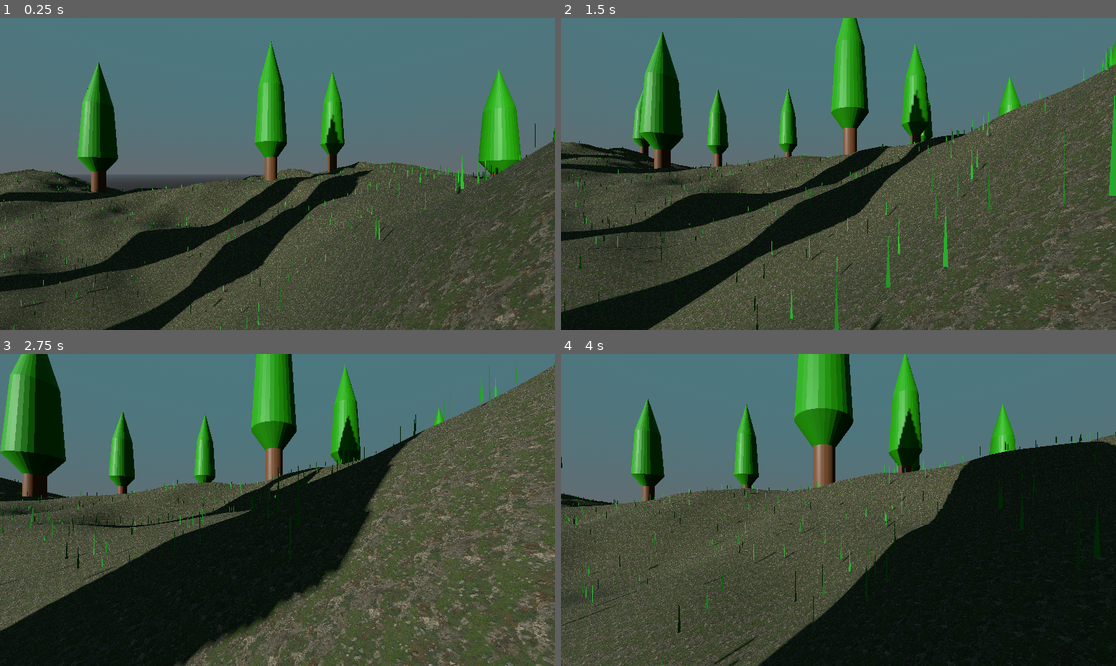
Above: before the commit, frames 1-4 (two rows, left to right).
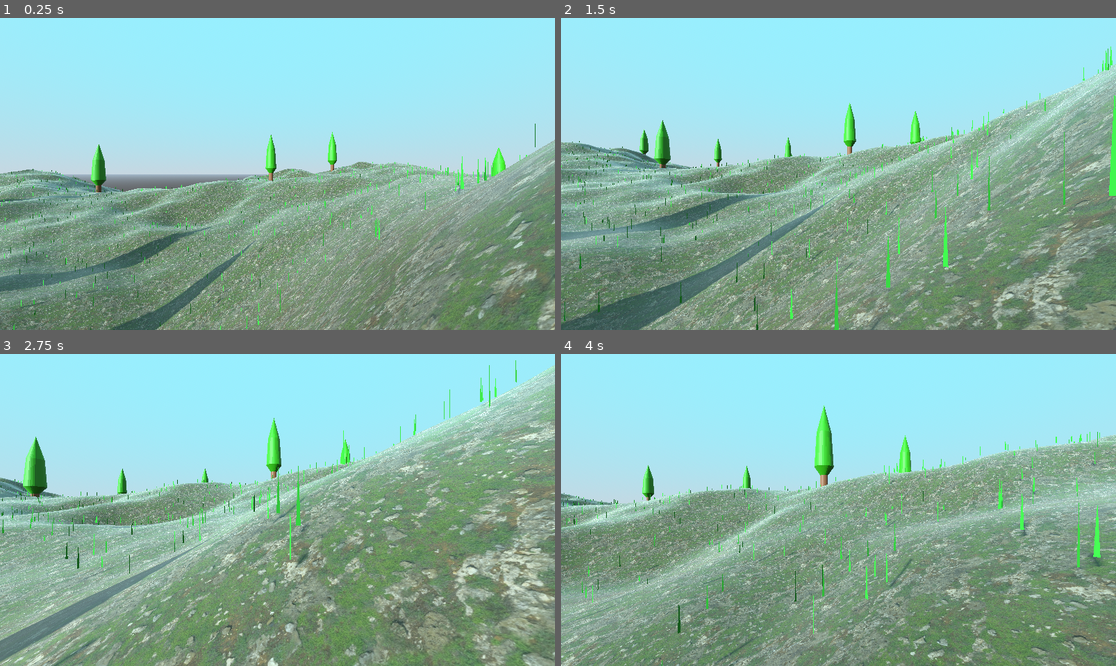
Above: after the commit, the same moments.

Repository: Wasttedx/Wasteds
Game: Godot game, scene res://scenes/World.tscn
The game is run twice, just before and just after one commit, with the same random seed, the same clock (stepped at 60 frames per second) and the same inputs.
Inputs (mouse positions are in pixels of both pictures, inside the frame that each line leads up to):
- Up to frame 1 (0.25 s): no input
- Up to frame 2 (1.5 s): move the mouse to (866, 174) at 0.52 s; hold W (move_forward) from 0.53 s (still down); tap Space (jump) at 0.77 s; move the mouse to (810, 174) at 1.27 s
- Up to frame 3 (2.75 s): keep holding W (move_forward); tap Space (jump) at 1.52 s; move the mouse to (288, 503) at 2.02 s
- Up to frame 4 (4 s): keep holding W (move_forward); move the mouse to (832, 516) at 2.77 s; tap Space (jump) at 3.02, 3.77 s; move the mouse to (877, 513) at 3.52 s

The runs differ from the first frame. In frame 1, 99% of the frame differs, in the area x 0-100%, y 0-100%; in frame 2, 99%; in frame 3, 99%; in frame 4, 100%.

Commit message:
Biome System 0.1
Now we can have multiple Biomes, but it's just a start and need more work

Diff:
--- a/scenes/World.tscn
+++ b/scenes/World.tscn
@@ -1,17 +1,51 @@
-[gd_scene load_steps=12 format=3 uid="uid://bf4gfw1by2ot3"]
+[gd_scene load_steps=23 format=3 uid="uid://bf4gfw1by2ot3"]
 
 [ext_resource type="Script" uid="uid://bbgoastxikr1f" path="res://scripts/TerrainGenerator/core/TerrainGenerator.gd" id="1_32lhk"]
 [ext_resource type="Resource" uid="uid://dalj3jo0tnmfd" path="res://scripts/TerrainGenerator/configs/presets/test_worldconfig.tres" id="2_1lgw5"]
 [ext_resource type="Resource" uid="uid://06ok8j1dhx2u" path="res://scripts/TerrainGenerator/configs/presets/test_noiseconfig.tres" id="3_hlk0d"]
 [ext_resource type="Resource" uid="uid://uglmb1knhxhw" path="res://scripts/TerrainGenerator/configs/presets/test_vegetationconfig.tres" id="4_0uv0p"]
 [ext_resource type="PackedScene" uid="uid://b5v42w3nm4eox" path="res://scenes/player.tscn" id="5_1lgw5"]
+[ext_resource type="Script" uid="uid://s5qsie30t0f6" path="res://scripts/TerrainGenerator/configs/BiomeConfig.gd" id="5_b3faq"]
 [ext_resource type="Texture2D" uid="uid://bc67gqcdbktfi" path="res://textures/coast_sand_rocks.jpg" id="5_hlk0d"]
+[ext_resource type="Resource" uid="uid://ddtqns1mvuqkg" path="res://scripts/TerrainGenerator/configs/presets/test_biomeconfig.tres" id="6_ygioq"]
 
 [sub_resource type="Gradient" id="Gradient_0uv0p"]
 colors = PackedColorArray(1, 0, 0, 1, 1, 0, 0, 1)
 
 [sub_resource type="GradientTexture2D" id="GradientTexture2D_b3faq"]
 gradient = SubResource("Gradient_0uv0p")
+
+[sub_resource type="Gradient" id="Gradient_b3faq"]
+offsets = PackedFloat32Array(0, 0.942029)
+colors = PackedColorArray(0.34669393, 0.12021034, 0.020933194, 1, 0.41297138, 0.20946437, 0.12025881, 1)
+
+[sub_resource type="FastNoiseLite" id="FastNoiseLite_ygioq"]
+
+[sub_resource type="NoiseTexture2D" id="NoiseTexture2D_pdh0q"]
+noise = SubResource("FastNoiseLite_ygioq")
+color_ramp = SubResource("Gradient_b3faq")
+
+[sub_resource type="Gradient" id="Gradient_ygioq"]
+colors = PackedColorArray(0.19076231, 0.19076234, 0.19076231, 1, 0.27387273, 0.27387273, 0.27387273, 1)
+
+[sub_resource type="FastNoiseLite" id="FastNoiseLite_pdh0q"]
+noise_type = 2
+frequency = 0.0229
+
+[sub_resource type="NoiseTexture2D" id="NoiseTexture2D_h1bdy"]
+noise = SubResource("FastNoiseLite_pdh0q")
+color_ramp = SubResource("Gradient_ygioq")
+
+[sub_resource type="Gradient" id="Gradient_7c4bj"]
+colors = PackedColorArray(0.5882353, 0, 0.8039216, 1, 0.17324981, 0.00016860203, 0.24973628, 1)
+
+[sub_resource type="FastNoiseLite" id="FastNoiseLite_nrtoj"]
+noise_type = 3
+frequency = 0.0254
+
+[sub_resource type="NoiseTexture2D" id="NoiseTexture2D_i4b1j"]
+noise = SubResource("FastNoiseLite_nrtoj")
+color_ramp = SubResource("Gradient_7c4bj")
 
 [sub_resource type="ProceduralSkyMaterial" id="ProceduralSkyMaterial_kqs1s"]
 sky_top_color = Color(0.5882565, 0.9393711, 0.9997851, 1)
@@ -24,7 +58,6 @@
 
 [sub_resource type="Environment" id="Environment_32lhk"]
 background_mode = 2
-background_energy_multiplier = 0.5
 sky = SubResource("Sky_32lhk")
 
 [node name="Node3D" type="Node3D"]
@@ -34,8 +67,12 @@
 world_config = ExtResource("2_1lgw5")
 noise_config = ExtResource("3_hlk0d")
 veg_config = ExtResource("4_0uv0p")
+biome_configs = Array[ExtResource("5_b3faq")]([ExtResource("6_ygioq")])
 splat_map = SubResource("GradientTexture2D_b3faq")
 tex_grass = ExtResource("5_hlk0d")
+tex_dirt = SubResource("NoiseTexture2D_pdh0q")
+tex_rock = SubResource("NoiseTexture2D_h1bdy")
+tex_corrupt = SubResource("NoiseTexture2D_i4b1j")
 player_path = NodePath("../Player")
 
 [node name="Camera3D" type="Camera3D" parent="."]
--- /dev/null
+++ b/scripts/TerrainGenerator/configs/BiomeConfig.gd
@@ -0,0 +1,33 @@
+extends Resource
+class_name BiomeConfig
+
+# --- Biome Identification ---
+@export_group("Identification")
+@export var biome_name: String = "Default Biome"
+@export var biome_id: int = 0 # Unique ID for lookups
+
+# --- Biome Selection / Spawn Probability ---
+@export_group("Selection")
+@export var spawn_probability: float = 1.0 # Relative probability for BiomeSelector
+
+# --- Noise Overrides ---
+@export_group("Noise Overrides")
+@export var noise_frequency_override: float = 0.0 # 0.0 means use WorldConfig value
+@export var noise_height_multiplier_override: float = 0.0 # 0.0 means use WorldConfig value
+@export var wetness: float = 0.5 # Affects both noise and material blend
+
+# --- Material / Texture Sets ---
+# This is a dictionary of texture resources (e.g., textures["tex_grass"] = new_grass_tex)
+@export_group("Material Overrides")
+@export var texture_overrides: Dictionary = {}
+@export var color_tint: Color = Color.WHITE # Overall tint applied to the material
+
+# --- Vegetation Rules ---
+@export_group("Vegetation Rules")
+# Keyed by item type (e.g. "grass_count", "tree_mesh")
+@export var vegetation_overrides: Dictionary = {}
+
+# --- Anomalies (Future Use) ---
+# A resource or dictionary for special features (e.g. structures, special enemies)
+@export_group("Anomalies")
+@export var anomaly_data: Resource
--- /dev/null
+++ b/scripts/TerrainGenerator/configs/presets/test_biomeconfig.tres
@@ -0,0 +1,8 @@
+[gd_resource type="Resource" script_class="BiomeConfig" load_steps=2 format=3 uid="uid://ddtqns1mvuqkg"]
+
+[ext_resource type="Script" uid="uid://s5qsie30t0f6" path="res://scripts/TerrainGenerator/configs/BiomeConfig.gd" id="1_xh5vx"]
+
+[resource]
+script = ExtResource("1_xh5vx")
+wetness = 1.0
+metadata/_custom_type_script = "uid://s5qsie30t0f6"
--- a/scripts/TerrainGenerator/configs/presets/test_vegetationconfig.tres
+++ b/scripts/TerrainGenerator/configs/presets/test_vegetationconfig.tres
@@ -8,6 +8,7 @@
 script = ExtResource("1_3kn6b")
 tree_count = 1
 rock_count = 0
+tree_scale = Vector2(0.2, 0.4)
 grass_mesh = ExtResource("1_2y7np")
 tree_mesh = ExtResource("3_lj0ue")
 metadata/_custom_type_script = "uid://ccij35yi61h1j"
--- a/scripts/TerrainGenerator/core/TerrainChunk.gd
+++ b/scripts/TerrainGenerator/core/TerrainChunk.gd
@@ -5,22 +5,40 @@
 		   w_conf: WorldConfig,
 		   noise: NoiseBuilder,
 		   mat_lib: MaterialLibrary,
-		   veg: VegetationSpawner):
+		   veg: VegetationSpawner,
+		   biome_selector: BiomeSelector): # <<< ADDED BiomeSelector
 
 	name = "chunk_%d_%d" % [coords.x, coords.y]
 	position = Vector3(coords.x * w_conf.chunk_world_size, 0, coords.y * w_conf.chunk_world_size)
 
-	# 1. Build Mesh
+	# 1. Determine Biome (Use center of chunk for simplicity)
+	var center_x = coords.x * w_conf.chunk_world_size + w_conf.chunk_world_size / 2.0
+	var center_z = coords.y * w_conf.chunk_world_size + w_conf.chunk_world_size / 2.0
+	var biome_config = biome_selector.get_biome_for_coords(center_x, center_z)
+
+	# 2. Apply Biome Overrides to services
+
+	# --- NOISE OVERRIDES ---
+	noise.push_config_override(biome_config)
+
+	# --- MATERIAL OVERRIDES ---
+	# Get the material *before* mesh creation, as it will be used for noise sampling
+	var chunk_material = mat_lib.get_terrain_material(biome_config)
+
+	# 3. Build Mesh (Uses the overriden noise settings)
 	var mesh = MeshFactory.build_terrain_mesh(coords, w_conf, noise)
 	var mi = MeshInstance3D.new()
 	mi.mesh = mesh
 	mi.cast_shadow = GeometryInstance3D.SHADOW_CASTING_SETTING_ON
-	mi.material_override = mat_lib.terrain_material
+	mi.material_override = chunk_material # Use Biome-specific material
 	add_child(mi)
 
-	# 2. Build Collision
+	# 4. Restore original noise config for other chunks
+	noise.pop_config_override()
+
+	# 5. Build Collision
 	var col = CollisionBuilder.create_collision(mesh)
 	add_child(col)
 
-	# 3. Spawn Vegetation
-	veg.spawn_all(self, coords, mat_lib.vegetation_material)
+	# 6. Spawn Vegetation (Passing biome for specific rules)
+	veg.spawn_all(self, coords, mat_lib.vegetation_material, biome_config) # <<< ADDED BiomeConfig
--- a/scripts/TerrainGenerator/core/TerrainGenerator.gd
+++ b/scripts/TerrainGenerator/core/TerrainGenerator.gd
@@ -5,6 +5,7 @@
 @export var world_config: WorldConfig
 @export var noise_config: NoiseConfig
 @export var veg_config: VegetationConfig
+@export var biome_configs: Array[BiomeConfig] # <<< ADDED Biome Configs
 
 # --- Assets ---
 @export_group("Materials")
@@ -19,9 +20,14 @@
 @export var player_path: NodePath
 
 # --- Systems ---
-var noise_builder: NoiseBuilder
-var material_lib: MaterialLibrary
-var veg_spawner: VegetationSpawner
+# REMOVED TYPE HINT: var noise_builder: NoiseBuilder
+var noise_builder
+# REMOVED TYPE HINT: var material_lib: MaterialLibrary
+var material_lib
+# FIXED: Removed the unrecognized type hint for VegetationSpawner
+var veg_spawner
+# REMOVED TYPE HINT: var biome_selector: BiomeSelector
+var biome_selector
 
 var chunks := {}
 var generation_queue := []
@@ -49,6 +55,9 @@
 func _initialize_systems():
 	# Initialize services with configs
 	noise_builder = NoiseBuilder.new(noise_config)
+
+	# Initialize Biome Selector (Needs noise_builder for its noise sampling)
+	biome_selector = BiomeSelector.new(biome_configs, noise_config.seed, noise_builder) # <<< INIT BiomeSelector
 
 	var textures = {
 		"splat_map": splat_map, "tex_grass": tex_grass,
@@ -95,6 +104,7 @@
 		var chunk = TerrainChunk.new()
 		add_child(chunk)
 		# Dependency Injection: Give the chunk exactly what it needs
-		chunk.setup(c, world_config, noise_builder, material_lib, veg_spawner)
+		# <<< ADDED biome_selector to setup call
+		chunk.setup(c, world_config, noise_builder, material_lib, veg_spawner, biome_selector)
 		chunks[c] = chunk
 		processed += 1
--- /dev/null
+++ b/scripts/TerrainGenerator/services/BiomeSelector.gd
@@ -0,0 +1,59 @@
+class_name BiomeSelector
+
+var biome_configs: Array[BiomeConfig] = []
+var weighted_biomes: Array = [] # Array of {id, weight} for random selection
+var seed: int = 0
+var noise_builder: NoiseBuilder
+
+func _init(configs: Array[BiomeConfig], init_seed: int, noise_service: NoiseBuilder):
+	biome_configs = configs
+	seed = init_seed
+	noise_builder = noise_service
+	_calculate_weighted_list()
+
+func _calculate_weighted_list():
+	weighted_biomes.clear()
+	var total_weight = 0.0
+	for config in biome_configs:
+		total_weight += config.spawn_probability
+		weighted_biomes.append({"id": config.biome_id, "weight": total_weight})
+
+	# Normalize weights
+	for item in weighted_biomes:
+		item.weight /= total_weight
+
+# Simple random-based selection for now, based on world coordinates
+# In a full system, this would use noise (e.g. Biome Noise)
+func get_biome_for_coords(world_x: float, world_z: float) -> BiomeConfig:
+	if biome_configs.is_empty():
+		push_error("BiomeSelector: No BiomeConfigs provided.")
+		return null
+
+	# Use world coordinates to generate a deterministic seed for a random choice
+	var deterministic_rng_seed = int(world_x * 10.0 + world_z * 73856093)
+
+	var rng = RandomNumberGenerator.new()
+	rng.seed = deterministic_rng_seed + seed # Combine world-coord seed with global seed
+
+	# For simplicity, we currently use a single Perlin/Simplex noise layer
+	# as a 'biome' noise map, scaled down heavily.
+	var biome_noise = noise_builder.get_biome_noise(world_x, world_z) # Range [0.0, 1.0]
+
+	# --- Biome selection based on noise (instead of random weight) ---
+	# For the initial implementation, let's keep it simple:
+	# Use Biome Noise to select one of the biomes linearly
+
+	# Map biome_noise (0 to 1) to an index in the weighted list
+	var current_weight = 0.0
+	for config in biome_configs:
+		var normalized_weight = config.spawn_probability / noise_builder.get_total_biome_weight()
+		current_weight += normalized_weight
+		if biome_noise <= current_weight:
+			return config
+
+	# Fallback (should not happen with normalized weights)
+	return biome_configs.back()
+
+func get_wetness_for_coords(world_x: float, world_z: float) -> float:
+	var biome = get_biome_for_coords(world_x, world_z)
+	return biome.wetness if biome else 0.5
--- a/scripts/TerrainGenerator/services/MaterialLibrary.gd
+++ b/scripts/TerrainGenerator/services/MaterialLibrary.gd
@@ -1,17 +1,37 @@
 class_name MaterialLibrary
 
-var terrain_material: ShaderMaterial
+var terrain_shader: Shader
+var base_textures: Dictionary # Stores all the textures loaded in TerrainGenerator.gd
+
 var vegetation_material: StandardMaterial3D
 
 func _init(shader: Shader, textures: Dictionary):
-	# Terrain Shader Material
-	terrain_material = ShaderMaterial.new()
-	terrain_material.shader = shader
-	for key in textures:
-		if textures[key]:
-			terrain_material.set_shader_parameter(key, textures[key])
+	terrain_shader = shader
+	base_textures = textures
 
 	# Generic Vegetation Material (Fallback)
 	vegetation_material = StandardMaterial3D.new()
 	vegetation_material.albedo_color = Color(0.15, 0.6, 0.15)
 	vegetation_material.flags_receive_shadows = true
+
+func get_terrain_material(biome: BiomeConfig) -> ShaderMaterial:
+	var mat = ShaderMaterial.new()
+	mat.shader = terrain_shader
+
+	# 1. Apply ALL BASE TEXTURES/PARAMETERS (Crucial for splat_map and default textures)
+	for key in base_textures:
+		# Check if the value is a valid resource before setting
+		if base_textures[key] is Texture2D or base_textures[key] is Texture:
+			mat.set_shader_parameter(key, base_textures[key])
+		# Note: In your setup, the splat_map is passed here via the key "splat_map"
+
+	# 2. Apply BIOME SPECIFIC TEXTURE OVERRIDES
+	for key in biome.texture_overrides:
+		if biome.texture_overrides[key] is Texture2D or biome.texture_overrides[key] is Texture:
+			mat.set_shader_parameter(key, biome.texture_overrides[key])
+
+	# 3. Apply biome specific values
+	mat.set_shader_parameter("color_tint", biome.color_tint)
+	mat.set_shader_parameter("wetness_level", biome.wetness)
+
+	return mat
--- a/scripts/TerrainGenerator/services/NoiseBuilder.gd
+++ b/scripts/TerrainGenerator/services/NoiseBuilder.gd
@@ -2,6 +2,8 @@
 
 var config: NoiseConfig
 var _noise: FastNoiseLite
+var _biome_noise: FastNoiseLite # Dedicated noise for biome selection/blending
+var _config_stack: Array[NoiseConfig] = [] # Stack for biome overrides
 
 func _init(cfg: NoiseConfig):
 	config = cfg
@@ -17,6 +19,36 @@
 	_noise.fractal_lacunarity = config.lacunarity
 	_noise.fractal_gain = config.persistence
 
+	_biome_noise = FastNoiseLite.new()
+	_biome_noise.seed = config.seed
+	_biome_noise.frequency = 0.0005 # Very low frequency for large biomes
+	_biome_noise.noise_type = FastNoiseLite.TYPE_SIMPLEX
+	_biome_noise.fractal_type = FastNoiseLite.FRACTAL_NONE
+
+# --- Biome Override System ---
+
+# Push a biome config to override the current noise parameters
+func push_config_override(biome_config: BiomeConfig):
+	_config_stack.append(config) # Save current active config
+	var new_config = config.duplicate() # Create a temporary new config
+
+	# Apply overrides if values are not default (0.0)
+	if biome_config.noise_frequency_override > 0.0:
+		new_config.frequency = biome_config.noise_frequency_override
+	if biome_config.noise_height_multiplier_override > 0.0:
+		new_config.height_multiplier = biome_config.noise_height_multiplier_override
+
+	config = new_config # Set the temporary config as the active one
+	_setup_noise() # Re-initialize the noise generator with the new parameters
+
+# Restore the previous active config
+func pop_config_override():
+	if _config_stack.is_empty(): return
+	config = _config_stack.pop_back()
+	_setup_noise() # Re-initialize the noise generator
+
+# --- Height Generation (Now uses active config, potentially overriden) ---
+
 func get_height(world_x: float, world_z: float) -> float:
 	var nx = world_x + config.noise_offset.x
 	var nz = world_z + config.noise_offset.y
@@ -25,3 +57,17 @@
 	var n2 = _noise.get_noise_2d(nx * 2.0, nz * 2.0) * 0.5 + 0.5
 
 	return (n1 * 0.7 + n2 * 0.3 - 0.5) * config.height_multiplier
+
+# --- Biome-Specific Noise ---
+
+# Get a very low-frequency noise value (0.0 to 1.0) for biome selection/blending
+func get_biome_noise(world_x: float, world_z: float) -> float:
+	var nx = world_x + config.noise_offset.x
+	var nz = world_z + config.noise_offset.y
+
+	# Remap from [-1, 1] to [0, 1]
+	return _biome_noise.get_noise_2d(nx, nz) * 0.5 + 0.5
+
+# Placeholder function, would normally sum probabilities from an array of biomes
+func get_total_biome_weight() -> float:
+	return 1.0 # Assuming all biomes in the BiomeSelector sum up to 1.0 for now
--- a/scripts/TerrainGenerator/services/VegetationSpawner.gd
+++ b/scripts/TerrainGenerator/services/VegetationSpawner.gd
@@ -9,15 +9,30 @@
 	noise = ns
 	world_size = chunk_size
 
-func spawn_all(parent: Node3D, chunk_coords: Vector2i, fallback_mat: StandardMaterial3D):
+# UPDATED: Added biome_config argument here
+func spawn_all(parent: Node3D, chunk_coords: Vector2i, fallback_mat: StandardMaterial3D, biome_config: BiomeConfig):
+
+	# Determine counts and meshes, prioritizing biome overrides
+	var grass_count = biome_config.vegetation_overrides.get("grass_count", config.grass_count)
+	var tree_count = biome_config.vegetation_overrides.get("tree_count", config.tree_count)
+	var rock_count = biome_config.vegetation_overrides.get("rock_count", config.rock_count)
+
+	var grass_mesh = biome_config.vegetation_overrides.get("grass_mesh", config.grass_mesh)
+	var tree_mesh = biome_config.vegetation_overrides.get("tree_mesh", config.tree_mesh)
+	var rock_mesh = biome_config.vegetation_overrides.get("rock_mesh", config.rock_mesh)
+
+	var grass_scale = biome_config.vegetation_overrides.get("grass_scale", config.grass_scale)
+	var tree_scale = biome_config.vegetation_overrides.get("tree_scale", config.tree_scale)
+	var rock_scale = biome_config.vegetation_overrides.get("rock_scale", config.rock_scale)
+
 	# 1. Grass
-	_spawn_layer(parent, chunk_coords, config.grass_mesh, config.grass_count, 0.1, config.grass_scale, fallback_mat)
+	_spawn_layer(parent, chunk_coords, grass_mesh, grass_count, 0.1, grass_scale, fallback_mat, biome_config)
 	# 2. Trees (No material override for trees/rocks to preserve Blender textures)
-	_spawn_layer(parent, chunk_coords, config.tree_mesh, config.tree_count, 0.0, config.tree_scale, null)
+	_spawn_layer(parent, chunk_coords, tree_mesh, tree_count, 0.0, tree_scale, null, biome_config)
 	# 3. Rocks
-	_spawn_layer(parent, chunk_coords, config.rock_mesh, config.rock_count, 0.0, config.rock_scale, null)
+	_spawn_layer(parent, chunk_coords, rock_mesh, rock_count, 0.0, rock_scale, null, biome_config)
 
-func _spawn_layer(parent: Node, coords: Vector2i, mesh: Mesh, count: int, y_off: float, scale_info: Vector2, mat: Material):
+func _spawn_layer(parent: Node, coords: Vector2i, mesh: Mesh, count: int, y_off: float, scale_info: Vector2, mat: Material, biome_config: BiomeConfig):
 	if count <= 0 or not mesh: return
 
 	var mm = MultiMesh.new()
@@ -25,19 +40,17 @@
 	mm.mesh = mesh
 	mm.instance_count = count
 
-	# --- FIX START ---
 	# Calculate a deterministic seed from the Vector2i coordinates.
-	# This formula (or similar bitwise operations) is commonly used to create
-	# a unique integer from two integers, ensuring the same chunk always gets the same seed.
 	var chunk_seed = int(coords.x) + int(coords.y) * 73856093
-	# Note: I used a large prime number to combine the coordinates for better distribution.
 
 	var rng = RandomNumberGenerator.new()
-	rng.seed = chunk_seed # Set the unique seed for this chunk
-	# --- FIX END ---
+	rng.seed = chunk_seed
 
 	var ox = coords.x * world_size
 	var oz = coords.y * world_size
+
+	# Max slope rule from config
+	var max_slope = config.max_slope # BiomeConfig does not override this for now
 
 	for i in range(count):
 		var lx = rng.randf_range(0.0, world_size)
@@ -45,11 +58,13 @@
 		var wx = ox + lx
 		var wz = oz + lz
 
+		# Ensure NoiseBuilder is using the correct (potentially overridden) height function
 		var h = noise.get_height(wx, wz)
+		# Simple slope check. Should use surface normal for better accuracy.
 		var h_next = noise.get_height(wx + 0.5, wz)
 		var slope = abs(h_next - h)
 
-		if slope > config.max_slope:
+		if slope > max_slope:
 			mm.set_instance_transform(i, Transform3D().scaled(Vector3.ZERO))
 			continue
 
--- a/shaders/terrain_shader.gdshader
+++ b/shaders/terrain_shader.gdshader
@@ -1,41 +1,68 @@
 shader_type spatial;
 
-// Textures
-uniform sampler2D splat_map : source_color; // Your Black/White Noise
-uniform sampler2D tex_grass : source_color;
-uniform sampler2D tex_dirt  : source_color;
+// The Splat Map is the crucial texture (RGB) that tells the shader how to blend
+uniform sampler2D splat_map;
 
-// Settings
-uniform vec2 splat_scale = vec2(64.0, 64.0); // How often the grass/dirt repeats
-uniform float roughness : hint_range(0.0, 1.0) = 0.9;
+// Textures loaded from TerrainGenerator.gd / MaterialLibrary.gd
+uniform sampler2D tex_grass;
+uniform sampler2D tex_dirt;
+uniform sampler2D tex_rock;
+uniform sampler2D tex_corrupt;
 
-varying vec2 uv_world;
+// Biome parameters
+uniform vec4 color_tint : source_color = vec4(1.0, 1.0, 1.0, 1.0);
+uniform float wetness_level : hint_range(0.0, 1.0) = 0.0;
 
-void vertex() {
-    // We scale UV by splat_scale so the grass texture repeats many times
-    // instead of stretching one giant blade of grass over the whole mountain
-    uv_world = UV * splat_scale;
-}
+// Scaling for texture tiling
+const float TILE_SCALE = 16.0;
 
 void fragment() {
-    // 1. Get the noise value (0.0 is black, 1.0 is white)
-    float noise_val = texture(splat_map, UV).r;
+	// 1. Get UV coordinates for texture sampling
+	vec2 uv = UV * TILE_SCALE;
 
-    // 2. Get the colors from your gradient textures
-    vec3 grass = texture(tex_grass, uv_world).rgb;
-    vec3 dirt = texture(tex_dirt, uv_world).rgb;
+	// 2. Read the splat map
+	vec4 blend_factors = texture(splat_map, UV);
 
-    // 3. Mix them based on the noise
-    // If noise is Black -> Dirt. If White -> Grass.
-    // We add a smoothstep to make the transition sharper/cleaner
-    float weight = smoothstep(0.4, 0.6, noise_val);
+	// FIX 1: Normalize blend factors and force Alpha to 0
+	// This ensures the RGB channels sum to 1.0, preventing incorrect saturation/washout.
+	float total_weight = blend_factors.r + blend_factors.g + blend_factors.b;
 
-    vec3 final_color = mix(dirt, grass, weight);
+	// Avoid division by zero, but this is usually safe for splat maps
+	if (total_weight > 0.0) {
+		blend_factors.rgb /= total_weight;
+	} else {
+		// Default to pure grass if all weights are zero
+		blend_factors.r = 1.0;
+	}
+	blend_factors.a = 0.0; // Still keeping alpha at 0 to avoid corruption mix issues
 
-    ALBEDO = final_color;
-    ROUGHNESS = roughness;
-    METALLIC = 0.0;
+	// 3. Sample the textures
+	vec4 grass_color = texture(tex_grass, uv);
+	vec4 dirt_color = texture(tex_dirt, uv);
+	vec4 rock_color = texture(tex_rock, uv);
+	vec4 corrupt_color = texture(tex_corrupt, uv);
 
-    // This helps shadows appear correctly on the surface
-    NORMAL = normalize(NORMAL);
+	// 4. Blend using additive, weighted contribution
+	vec4 final_color = vec4(0.0);
+
+	// Red (Grass)
+	final_color += grass_color * blend_factors.r;
+
+	// Green (Dirt)
+	final_color += dirt_color * blend_factors.g;
+
+	// Blue (Rock)
+	final_color += rock_color * blend_factors.b;
+
+	// Alpha (Corrupt) - Note: A is 0.0 now, so this line does nothing, which is correct for debugging.
+	final_color += corrupt_color * blend_factors.a;
+
+	// Apply biome tint (now white)
+	final_color.rgb *= color_tint.rgb;
+
+	// Apply wetness (Simple example: makes surface more reflective)
+	METALLIC = 0.0;
+	ROUGHNESS = mix(0.8, 0.2, wetness_level);
+
+	ALBEDO = final_color.rgb;
 }
Not shown, added: scripts/TerrainGenerator/configs/BiomeConfig.gd.uid
Not shown, added: scripts/TerrainGenerator/services/BiomeSelector.gd.uid
